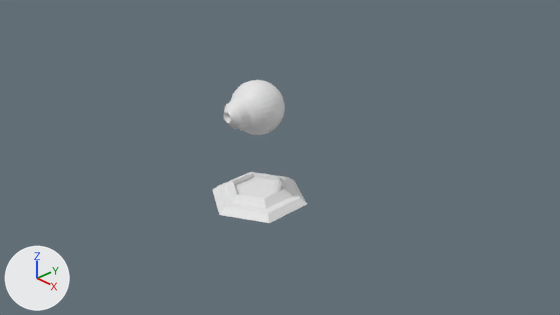
One commit to the Blender file Assets/Meshes/Turret.blend: the scene before it, then after it.
The view is the same before and after, from the file's camera 'Camera'. Every picture has the same lights, and +X, +Y and +Z are marked at lower left.

The scene before the commit, as lines of its bpy script (objects in view):
```python
me_cylinder_001 = bpy.data.meshes.new('Cylinder.001')
me_cylinder_001.from_pydata(...)  # 30 vertices, 26 faces; spans x -0.81..0.81, y 0.0..0.26, z -0.93..0.93
me_sphere = bpy.data.meshes.new('Sphere')
me_sphere.from_pydata(...)  # 482 vertices, 512 faces; spans x -0.48..0.48, y -0.48..0.48, z -0.48..0.668
ob_base = bpy.data.objects.new('Base', me_cylinder_001)
ob_base.location = (0.02, 0.17, -0.46)
ob_base.rotation_euler = (1.571, 0.0, 0.0)  # degrees (90, 0, 0)
ob_weapon = bpy.data.objects.new('Weapon', me_sphere)
ob_weapon.location = (0.02, 0.17, 1.33)
ob_weapon.rotation_euler = (1.571, 0.0, 0.0)  # degrees (90, 0, 0)
```
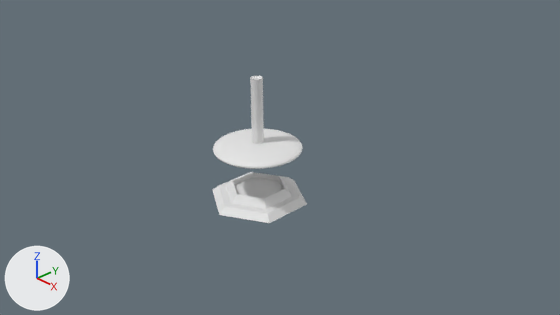
The newer file is also turned or shifted as a whole; pictures and numbers use the older file's frame.

Edits to the bpy script that builds the scene:
```text
Add me_sphere_001:
    me_sphere_001.from_pydata(...)  # 610 vertices, 640 faces; spans x -1.0..1.0, y -1.0..1.0, z -1.0..11.14
Remove ob_weapon:
    ob_weapon = bpy.data.objects.new('Weapon', me_sphere)
    ob_weapon.location = (0.02, 0.17, 1.33)
    ob_weapon.rotation_euler = (1.571, 0.0, 0.0)  # degrees (90, 0, 0)
Add ob_sphere:
    ob_sphere = bpy.data.objects.new('Sphere', me_sphere_001)
    ob_sphere.location = (0.02, 0.17, 0.57)
    ob_sphere.scale = (0.804, 0.804, 0.118)
```

What differs and where, as boxes [x1, y1, x2, y2] in the pictures (560 x 315 px):
'Sphere', added
    after: [213, 76, 303, 169]
'Weapon', deleted
    before: [224, 80, 285, 135]
